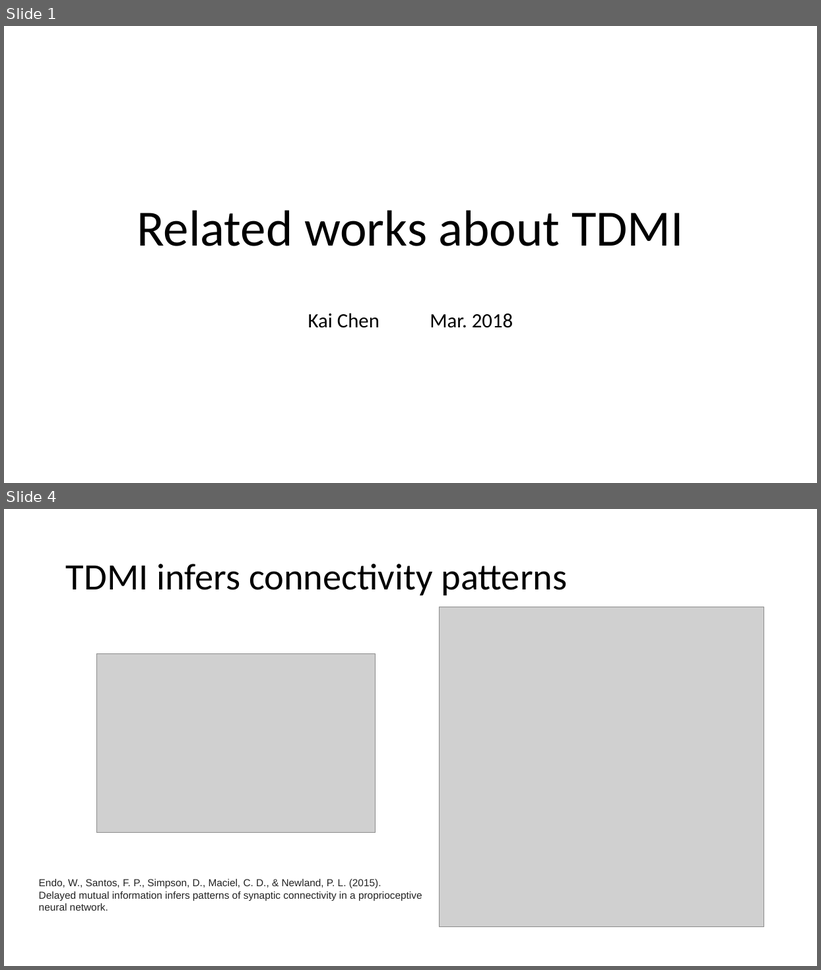
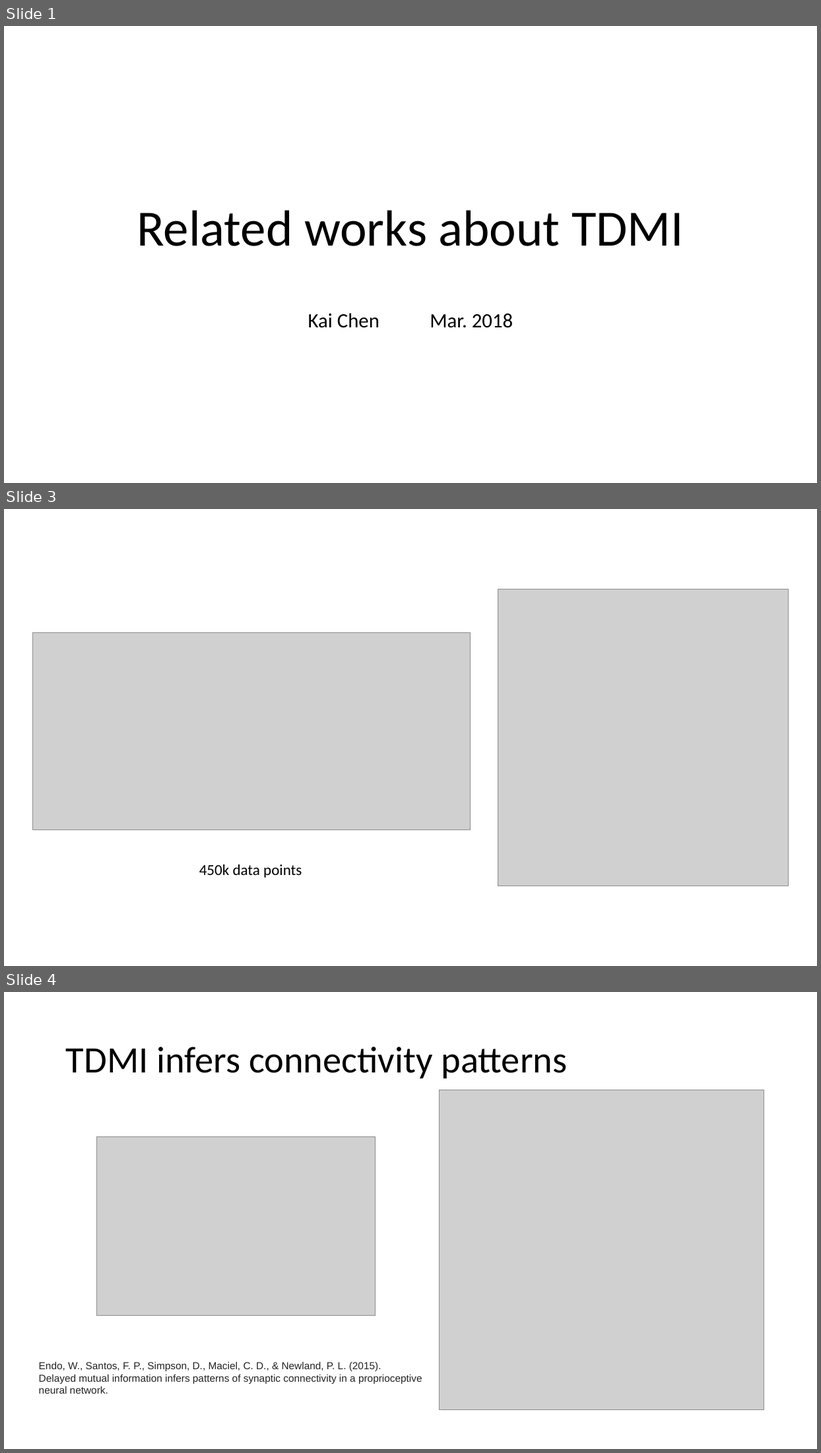
Before and after one commit to NeoNeuron/IF-neuronal-network, a slide deck: reports/Mar07/Q&A.pptx. Shown one above the other, each under a label of ours: slides 1 and 4 before the commit, slides 1, 3 and 4 after it; the slides between them are not shown. The pictures are 821x970 and 821x1453 pixels, drawn with LibreOffice and Linux fonts; fonts in the diff are those of the drawing; grey boxes stand for pictures. Boxes give left, top, right and bottom in pixels: in the first picture for what was removed or moved away, otherwise in the second. Text is boxed around its words. In the diff, an @@ line names an element or a change of style, - is before the commit and + after.

```diff
--- a/reports/Mar07/Q&A.pptx
+++ b/reports/Mar07/Q&A.pptx
@@ slide 3 added at box(4, 509, 817, 966), background #FFFFFF @@
@@ picture added at box(498, 589, 789, 886) @@
@@ picture added at box(32, 633, 470, 830) @@
@@ text added at box(199, 865, 302, 878), 18 pt, text #000000 @@
+450k data points
```
Also in this commit, not shown: 1 slide changed, 1 other slide added, 2 slides removed.
